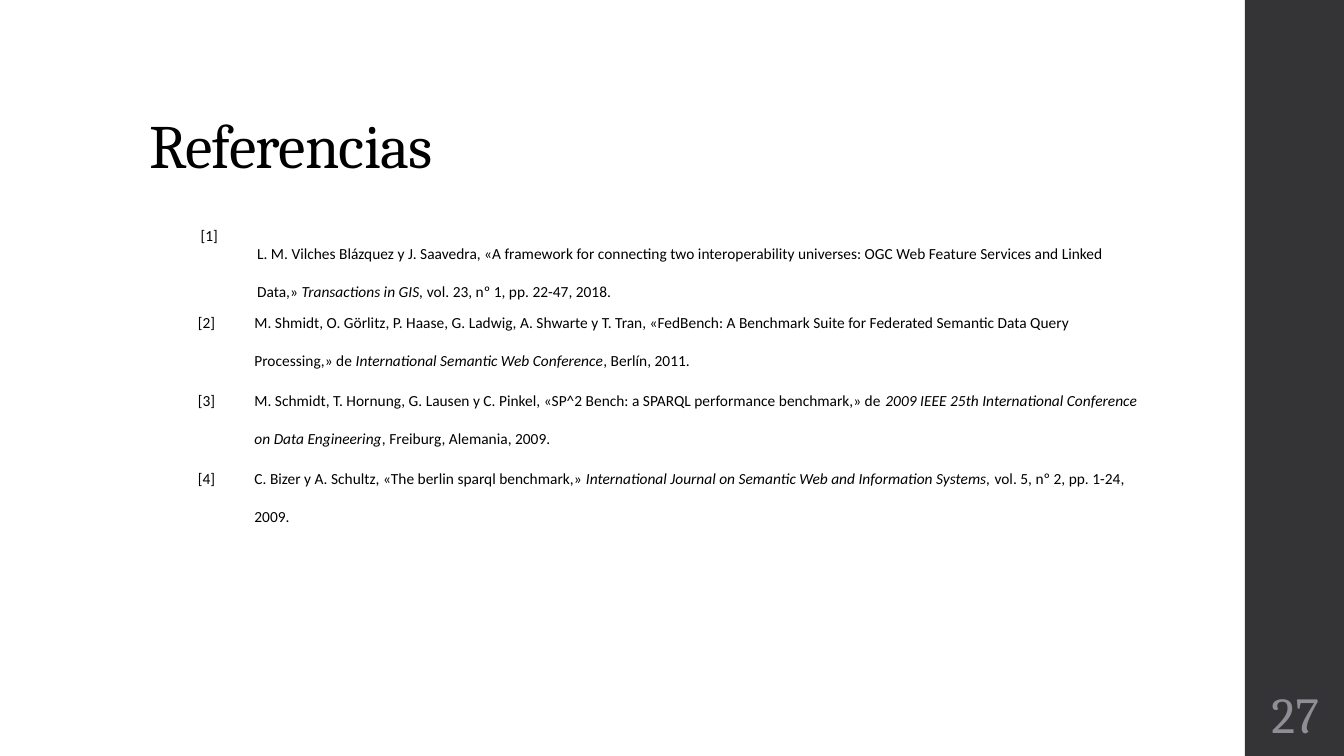
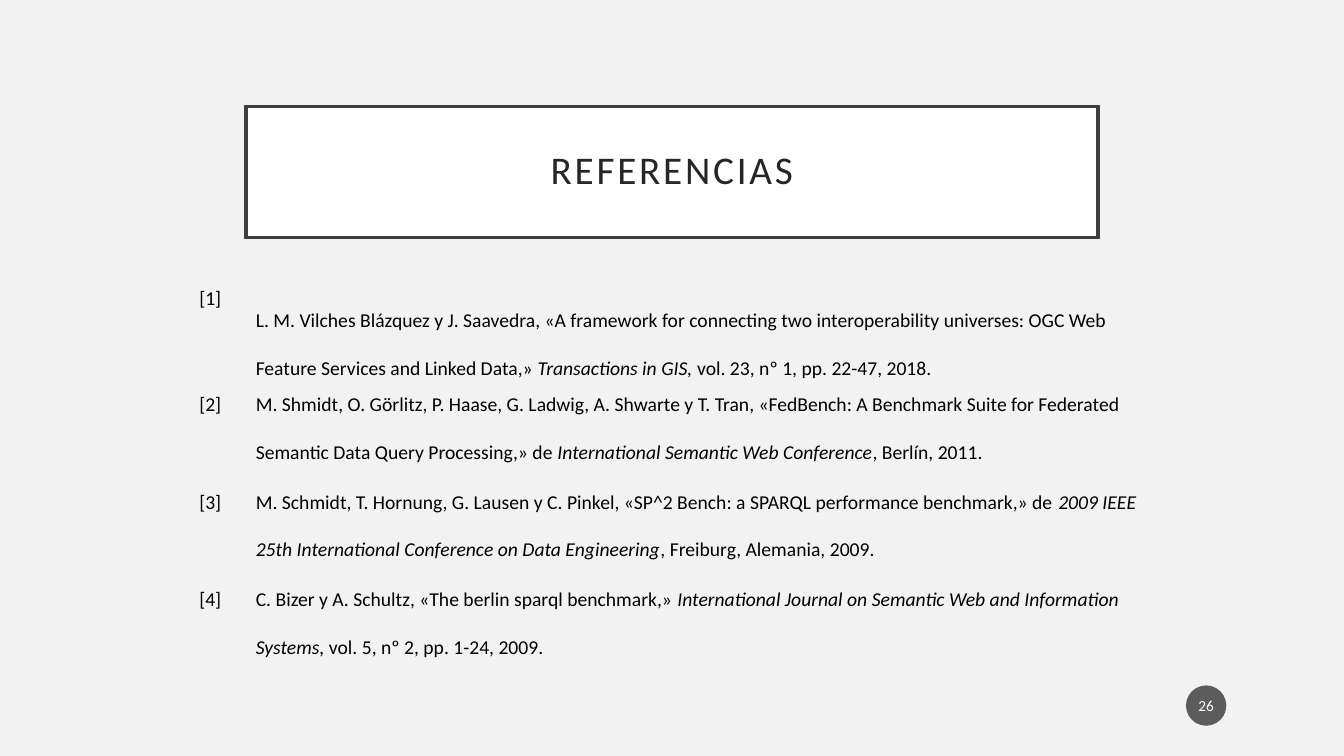
Before and after one commit to Osw1997/Proyecto-Terminal-1, a slide deck: slide 26 of Final/Presentacion.pptx (slide 27 before the commit). Drawn at 1344x756 pixels with LibreOffice and Linux fonts; fonts in the diff are those of the drawing. Boxes give left, top, right and bottom in pixels: in the first picture for what was removed or moved away, otherwise in the second. Text is boxed around its words. In the diff, an @@ line names an element or a change of style, - is before the commit and + after.

```diff
--- a/Final/Presentacion.pptx
+++ b/Final/Presentacion.pptx
@@ background #FFFFFF to #F2F2F2 @@
@@ rectangle removed at (1245,0,1344,756) @@
@@ title "REFERENCIAS": place and size @@
-title "REFERENCIAS" at (149,124,433,169)
+title "REFERENCIAS" at (246,106,1098,237)
@@ title "REFERENCIAS" at (246,106,1098,237): vertical alignment bottom to middle; fill none to #FFFFFF; outline none to #404040 2.5 pt @@
@@ title at (551,158,793,185): text changed; size 44 to 28 pt; font Cambria to Calibri; text colour #000000 to #262626 @@
-Referencias
+REFERENCIAS
@@ table at (199,284,1146,452) @@
@@ size 11 to 14 pt @@
@@ table: place and size @@
-table at (200,225,1147,362)
+table at (199,284,1146,452)
@@ table at (199,368,1146,661) @@
@@ size 11 to 14 pt @@
@@ table: place and size @@
-table at (197,293,1144,526)
+table at (199,368,1146,661)
@@ page number added at (1187,686,1227,726), fill #1D1D1D at 70% opacity, 11 pt, text #FFFFFF @@
+26
@@ page number removed at (1271,699,1318,733) @@
-27
```
Also in this commit, not shown: 22 other slides changed, 3 slides added, 4 slides removed.
